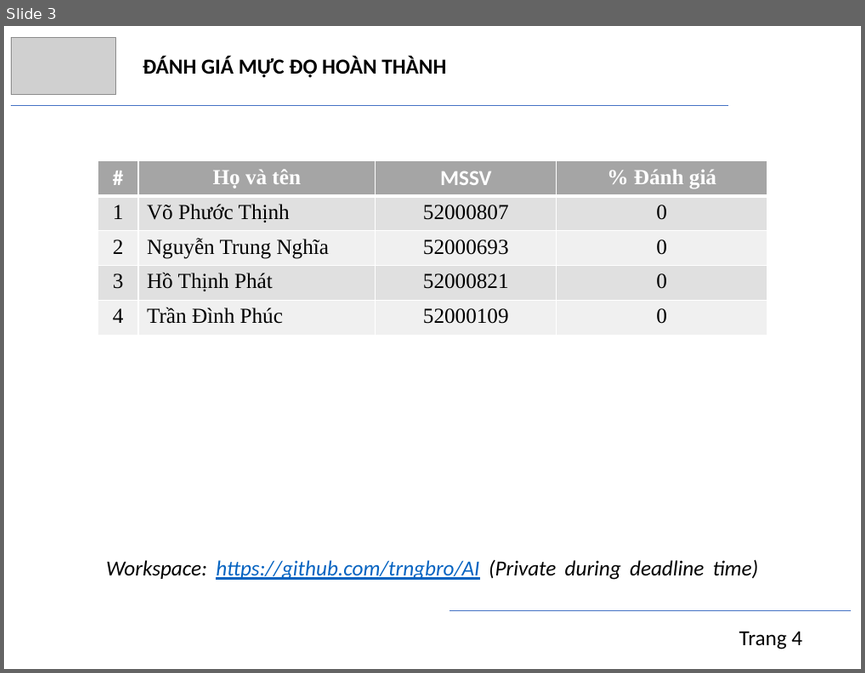
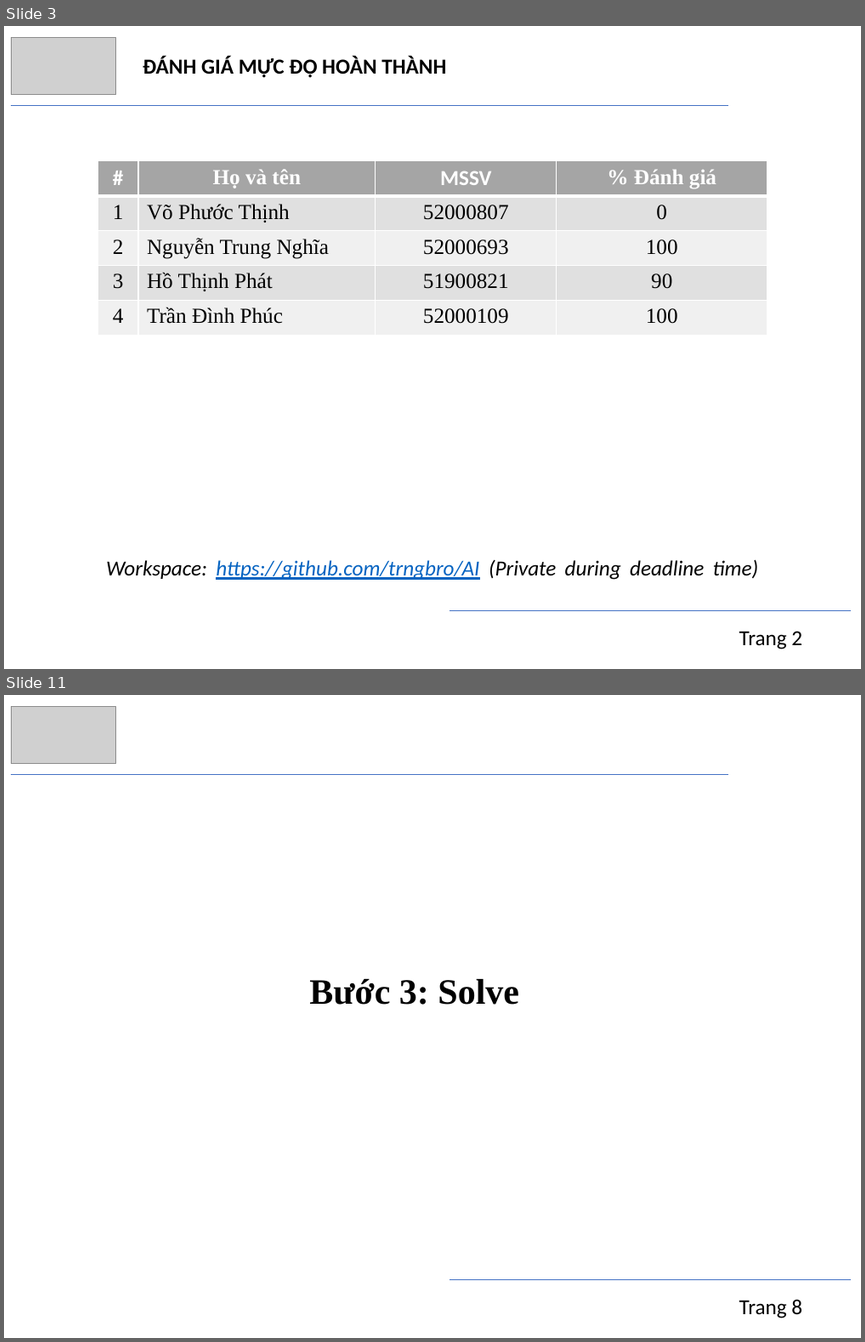
Before and after one commit to trngbro/AI, a slide deck: present/progress/presentation.pptx. Shown one above the other, each under a label of ours: slide 3 before the commit, slides 3 and 11 after it; the slides between them are not shown. The pictures are 865x673 and 865x1342 pixels, drawn with LibreOffice and Linux fonts; fonts in the diff are those of the drawing; grey boxes stand for pictures. Boxes give left, top, right and bottom in pixels: in the first picture for what was removed or moved away, otherwise in the second. Text is boxed around its words. In the diff, an @@ line names an element or a change of style, - is before the commit and + after.

```diff
--- a/present/progress/presentation.pptx
+++ b/present/progress/presentation.pptx
@@ slide 11 added at (4,695,861,1338), background #FFFFFF @@
@@ picture added at (11,706,115,764) @@
@@ line added from (11, 775) to (728, 775), #4472C4 0.5 pt @@
@@ text added at (309,978,519,1004), 30 pt, text #000000, bold @@
+Bước 3: Solve
@@ line added from (449, 1279) to (851, 1279), #4472C4 0.5 pt @@
@@ text added at (739,1299,802,1318), 18 pt, text #000000 @@
+Trang 8
@@ slide 3 changed as well @@
@@ table at (98,161,766,335) @@
-row 3, column 4: 0
+row 3, column 4: 100
-row 4, column 3: 52000821
+row 4, column 3: 51900821
-row 4, column 4: 0
+row 4, column 4: 90
-row 5, column 4: 0
+row 5, column 4: 100
@@ text at (739,630,802,649): text changed @@
-Trang 4
+Trang 2
```
Also in this commit, not shown: 3 other slides changed, 17 other slides added, 1 other file.
